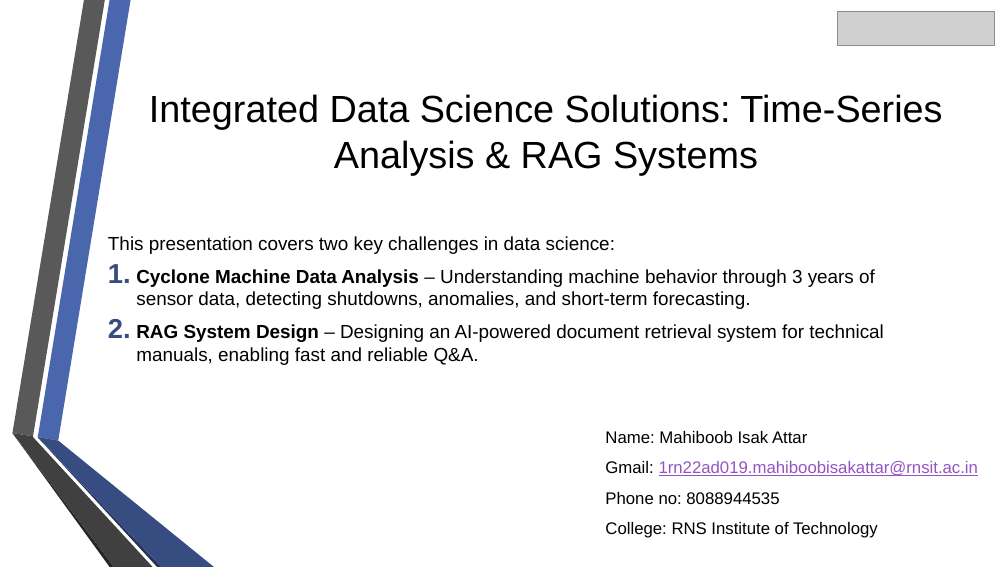
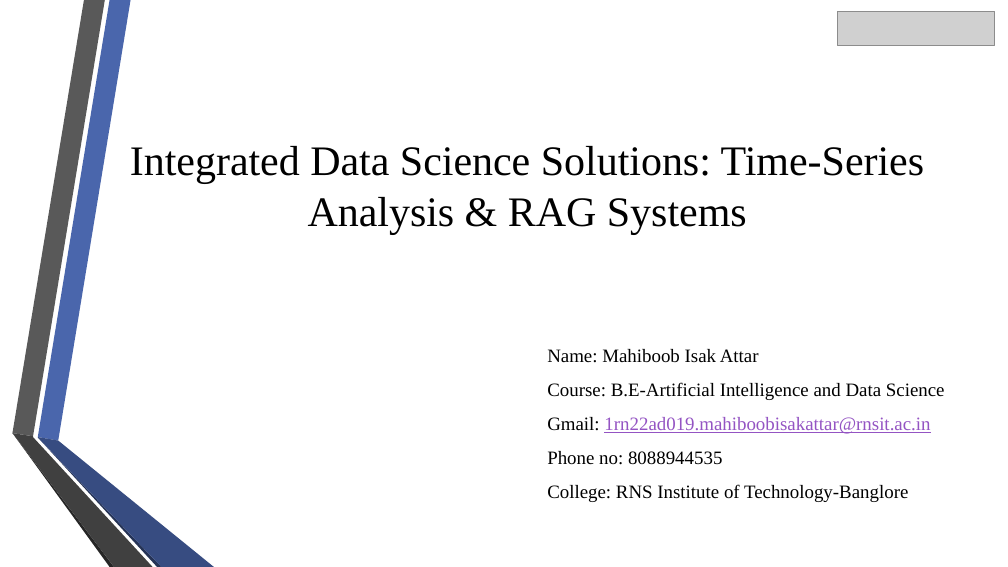
Before and after one commit to Mahboob-Attar/DataSceince-Internship-ExactSpace, a slide deck: slide 1 of Final_Presentation.pptx. Drawn at 1008x567 pixels with LibreOffice and Linux fonts; fonts in the diff are those of the drawing; grey boxes stand for pictures; background and template pictures are left out. Boxes give left, top, right and bottom in pixels: in the first picture for what was removed or moved away, otherwise in the second. Text is boxed around its words. In the diff, an @@ line names an element or a change of style, - is before the commit and + after.

Commit message:
update ppt

```diff
--- a/Final_Presentation.pptx
+++ b/Final_Presentation.pptx
@@ title "Integrated Data Science Solutions: Time-Series ...": place and size @@
-title "Integrated Data Science Solutions: Time-Series ..." at (149,94,942,175)
+title "Integrated Data Science Solutions: Time-Series ..." at (130,146,924,234)
@@ title "Integrated Data Science Solutions: Time-Series ..." at (130,146,924,234): size 36 to 40 pt, font Arial to Times New Roman @@
@@ text removed at (108,236,884,365) @@
-This presentation covers two key challenges in data science:
-1. Cyclone Machine Data Analysis – Understanding machine behavior through 3 years of sensor data, detecting shutdowns, anomalies, and short-term forecasting.
-2. RAG System Design – Designing an AI-powered document retrieval system for technical manuals, enabling fast and reliable Q&A.
@@ text "Name: Mahiboob Isak Attar": place and size @@
-text "Name: Mahiboob Isak Attar" at (605,431,979,538)
+text "Name: Mahiboob Isak Attar" at (547,349,945,502)
@@ text at (547,349,930,465): size 16 to 18 pt, font Arial to Times New Roman in "Name: Mahiboob Isak Attar", "Gmail: 1rn22ad019.mahiboobisakattar@rnsit.ac.in", "Phone no: 8088944535" @@
@@ text at (547,382,945,400): paragraph added @@
+Course: B.E-Artificial Intelligence and Data Science
@@ text at (547,484,908,502): text changed; size 16 to 18 pt; font Arial to Times New Roman @@
-College: RNS Institute of Technology
+College: RNS Institute of Technology-Banglore
```
Also in this commit, not shown: 5 other slides changed, 4 slides added, 2 slides removed, 1 other file.
